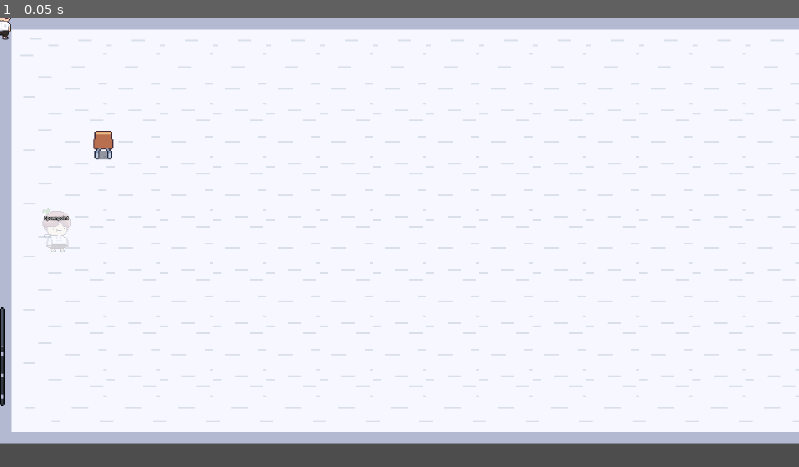
Above: before the commit, frame 1.
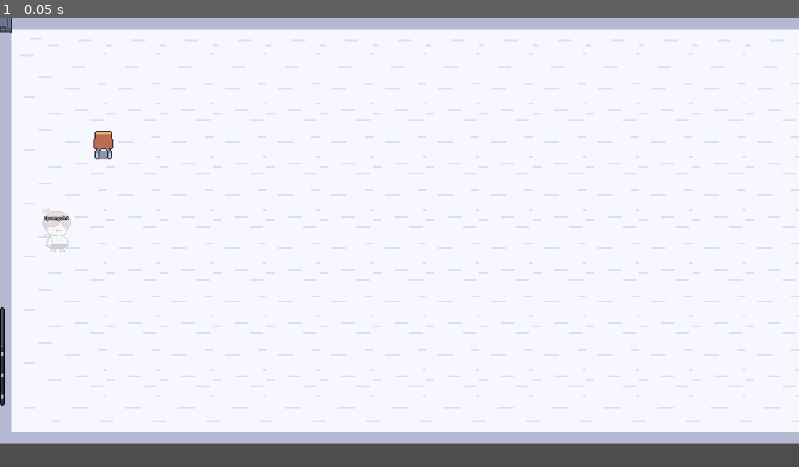
Above: after the commit, the same moment.

Repository: nottherealgun/Skywars
Game: Godot game, scene res://rooms/adit_building_1.tscn
Two runs of this game, one before a commit and one after it. Both use one fixed random seed, a clock stepped at 60 frames per second and the inputs below. This scene is started directly instead of the project's main scene. The engine's default icon, where the game draws it, is replaced by a stand-in: a white triangle on a blue panel in a dark square.
Inputs:
- Up to frame 1 (0.05 s): no input

The runs differ from the first frame. In frame 1, less than 0.1% of the frame differs, in the area x 0-2%, y 0-5%.
Error in both runs: Attempt to call function 'get_used_rect' in base 'null instance' on a null instance. (res://Resources.gd:9)

Commit message:
Fixed collisin bug

Diff:
--- a/Resources.gd
+++ b/Resources.gd
@@ -14,7 +14,7 @@
 
 var active_entities = []
 
-func spawn_projectile(shooter:Node,proj_name:String,pos:Vector2,dir:Vector2,player_bullet=true,dmg:=1):
+func spawn_projectile(shooter:Node,proj_name:String,pos:Vector2,dir:Vector2,player_bullet=false,dmg:=1):
 	var new_proj = load("res://projectiles/"+proj_name+".tscn").instantiate()
 	new_proj.shooter = shooter
 	new_proj.position = pos
--- a/default.tres
+++ b/default.tres
@@ -1,4 +1,4 @@
-[gd_resource type="TileSet" load_steps=3 format=3]
+[gd_resource type="TileSet" load_steps=3 format=3 uid="uid://wuna8cwijtn6"]
 
 [ext_resource type="Texture2D" uid="uid://c3mua8tnxy4fs" path="res://interactables/tilesets/adithFirstFloor.png" id="1_metmx"]
 
--- a/enemies/enemy.tscn
+++ b/enemies/enemy.tscn
@@ -52,7 +52,7 @@
 "times": PackedFloat32Array(0, 0.2),
 "transitions": PackedFloat32Array(1, 1),
 "update": 0,
-"values": [Vector2(3, 3), Vector2(4, 4)]
+"values": [Vector2(1.5, 1.5), Vector2(2, 2)]
 }
 
 [sub_resource type="AnimationLibrary" id="AnimationLibrary_2oovj"]
@@ -75,12 +75,10 @@
 
 [node name="Sprite" type="AnimatedSprite2D" parent="."]
 texture_filter = 1
-scale = Vector2(1.5, 1.5)
 sprite_frames = SubResource("SpriteFrames_8b4to")
 
 [node name="Hitbox" type="Area2D" parent="." groups=["enemy"]]
-collision_layer = 5
-collision_mask = 2
+collision_mask = 4
 
 [node name="CollisionShape2D" type="CollisionShape2D" parent="Hitbox"]
 shape = SubResource("RectangleShape2D_24rjy")
--- a/enemies/printer.gd
+++ b/enemies/printer.gd
@@ -33,7 +33,7 @@
 					if rand_num == 0:
 						proj_id = 0
 
-					Global.spawn_projectile(self,["printer_proj_1","printer_proj_2"][proj_id],position,position.direction_to(target.position),false)
+					Global.spawn_projectile(self,["printer_proj_1","printer_proj_2"][proj_id],position,position.direction_to(target.position))
 					$Timer.start(1.0/shoot_speed)
 
 func change_state(new_state):
--- a/enemies/printer.tscn
+++ b/enemies/printer.tscn
@@ -251,7 +251,7 @@
 offset_right = 112.0
 
 [node name="Sprite" parent="." index="1"]
-scale = Vector2(3, 3)
+scale = Vector2(1.5, 1.5)
 sprite_frames = SubResource("SpriteFrames_o5emk")
 animation = &"static"
 autoplay = "static"
--- a/enemies/student.tscn
+++ b/enemies/student.tscn
@@ -16,8 +16,9 @@
 scale = Vector2(4, 4)
 sprite_frames = ExtResource("3_ox7se")
 animation = &"idle"
-autoplay = "idle"
-frame_progress = 0.159534
+
+[node name="CollisionShape2D" parent="Hitbox" index="0"]
+visible = false
 
 [node name="CollisionShape2D" parent="PlayerDetect" index="0"]
 visible = false
--- a/enemies/student1.tres
+++ b/enemies/student1.tres
@@ -1,4 +1,4 @@
-[gd_resource type="SpriteFrames" load_steps=17 format=3]
+[gd_resource type="SpriteFrames" load_steps=17 format=3 uid="uid://dk73utyosr1wa"]
 
 [ext_resource type="Texture2D" uid="uid://bx8xhyrk34pkx" path="res://enemies/muicStu1IdleSS.png" id="1_nkw5q"]
 [ext_resource type="Texture2D" uid="uid://cqio5t1j2y4wp" path="res://enemies/muicStu1RunSS.png" id="2_aer30"]
--- a/players/gun.tres
+++ b/players/gun.tres
@@ -1,4 +1,4 @@
-[gd_resource type="SpriteFrames" load_steps=26 format=3]
+[gd_resource type="SpriteFrames" load_steps=26 format=3 uid="uid://ut4kvd8lo60w"]
 
 [ext_resource type="Texture2D" uid="uid://0sfdxjum3oaa" path="res://players/gun_idle.png" id="1_0rhtd"]
 [ext_resource type="Texture2D" uid="uid://j31ghulr3ekr" path="res://players/gun_faint.png" id="1_uouu3"]
--- a/players/player.gd
+++ b/players/player.gd
@@ -17,6 +17,7 @@
 var aim_vec := Vector2.ZERO
 var fainted = false
 var transporting = false
+var latest_shooter
 # Player GUI setup
 @onready var stat_gui = Global.GUI.get_node("PlayerStats"+str(player_id))
 @onready var healthbar = stat_gui.get_node("Healthbar")
@@ -100,12 +101,12 @@
 	var sprite = $Sprite
 	var tween = create_tween()
 	tween.tween_property(sprite,"modulate",Color.WHITE,0.5).from(Color.RED)
-	tween.parallel().tween_property(sprite,"scale",Vector2(1,1),0.5).from(Vector2.ONE*0.8).set_trans(Tween.TRANS_CUBIC)
+	tween.parallel().tween_property(sprite,"scale",Vector2(2,2),0.5).from(Vector2(2,2)*0.8).set_trans(Tween.TRANS_CUBIC)
 	Input.start_joy_vibration(player_id-1,1,0,0.2)
 
-func _on_hitbox_area_entered(area):
+func _on_hitbox_area_entered(area:Area2D):
 	if area.is_in_group("projectile"):
-		if !area.player_bullet:
+		if area.player_bullet == false:
 			# Get hit by bullet
 			_injured_effect()
 			area.affect(self)
--- a/players/player.tscn
+++ b/players/player.tscn
@@ -42,7 +42,7 @@
 script = ExtResource("1_2rdnx")
 
 [node name="Hitbox" type="Area2D" parent="."]
-collision_layer = 5
+collision_mask = 3
 
 [node name="CollisionShape2D" type="CollisionShape2D" parent="Hitbox"]
 position = Vector2(0, 8)
@@ -71,7 +71,7 @@
 
 [node name="Guide" type="CanvasGroup" parent="."]
 visible = false
-scale = Vector2(1.0144, 1.0144)
+scale = Vector2(1.07352, 1.07352)
 metadata/_edit_lock_ = true
 metadata/_edit_group_ = true
 
--- a/projectiles/printer_proj_1.tscn
+++ b/projectiles/printer_proj_1.tscn
@@ -1,4 +1,4 @@
-[gd_scene load_steps=7 format=3]
+[gd_scene load_steps=7 format=3 uid="uid://c4e6noxnqja2k"]
 
 [ext_resource type="PackedScene" uid="uid://cni0dsstdjde" path="res://projectiles/projectile.tscn" id="1_4g6ad"]
 [ext_resource type="Script" path="res://projectiles/printer_proj_1.gd" id="2_3hya6"]
--- a/projectiles/printer_proj_2.tscn
+++ b/projectiles/printer_proj_2.tscn
@@ -1,4 +1,4 @@
-[gd_scene load_steps=10 format=3]
+[gd_scene load_steps=10 format=3 uid="uid://8fqe4gtfqu7b"]
 
 [ext_resource type="PackedScene" uid="uid://cni0dsstdjde" path="res://projectiles/projectile.tscn" id="1_lj12i"]
 [ext_resource type="Texture2D" uid="uid://c4io8nnvxdqgl" path="res://interactables/shadow.png" id="2_8xfp8"]
--- a/projectiles/projectile.gd
+++ b/projectiles/projectile.gd
@@ -1,7 +1,7 @@
 @icon("res://projectiles/paperProjectile1.png")
 class_name Projectile extends Area2D
 
-var shooter : Node
+var shooter
 var health = 1
 var direction := Vector2.RIGHT
 var current_speed = 1
@@ -12,7 +12,7 @@
 var player_bullet = false
 
 func _enter_tree():
-	if !player_bullet:
+	if player_bullet:
 		set_collision_layer_value(2,false)
 		set_collision_layer_value(3,true)
 		$Sprite.modulate = Color.WHITE.blend(Color(1.0,0,0,0.2))
@@ -25,6 +25,7 @@
 func _process(delta):
 	# Movement
 	position += direction * delta * current_speed * 150
+	$Dev.text = str(player_bullet)
 
 func affect(victim:Node):
 	victim.health -= damage
--- a/rooms/adit_building_1.tscn
+++ b/rooms/adit_building_1.tscn
@@ -4,7 +4,7 @@
 [ext_resource type="PackedScene" uid="uid://bhsvoj5kcuifg" path="res://spawning_point.tscn" id="3_3ut51"]
 [ext_resource type="PackedScene" uid="uid://6qdjvyw15lm4" path="res://interactables/door.tscn" id="3_kdace"]
 [ext_resource type="PackedScene" uid="uid://7h0dudlrgsm1" path="res://interactables/chair.tscn" id="5_7xayh"]
-[ext_resource type="PackedScene" uid="uid://bs0h2fmnb8ptq" path="res://enemies/student.tscn" id="5_qbweq"]
+[ext_resource type="PackedScene" uid="uid://cmhrf827nfpky" path="res://enemies/printer.tscn" id="5_73syp"]
 
 [node name="adit_building_2" instance=ExtResource("1_iaiv3")]
 
@@ -18,10 +18,9 @@
 position = Vector2(48, 864)
 horizontal = false
 
-[node name="Student" parent="." index="3" instance=ExtResource("5_qbweq")]
-position = Vector2(784, 448)
-scale = Vector2(0.5, 0.5)
-
-[node name="Chair" parent="." index="4" instance=ExtResource("5_7xayh")]
+[node name="Chair" parent="." index="3" instance=ExtResource("5_7xayh")]
 y_sort_enabled = false
 position = Vector2(248, 304)
+
+[node name="Printer" parent="." index="4" instance=ExtResource("5_73syp")]
+position = Vector2(1048, 608)
Not shown: 1 places in level.tscn that only renumber resources
Not shown: 1 places in main.tscn that only renumber resources
Not shown: 1 places in players/player.tscn that only renumber resources
